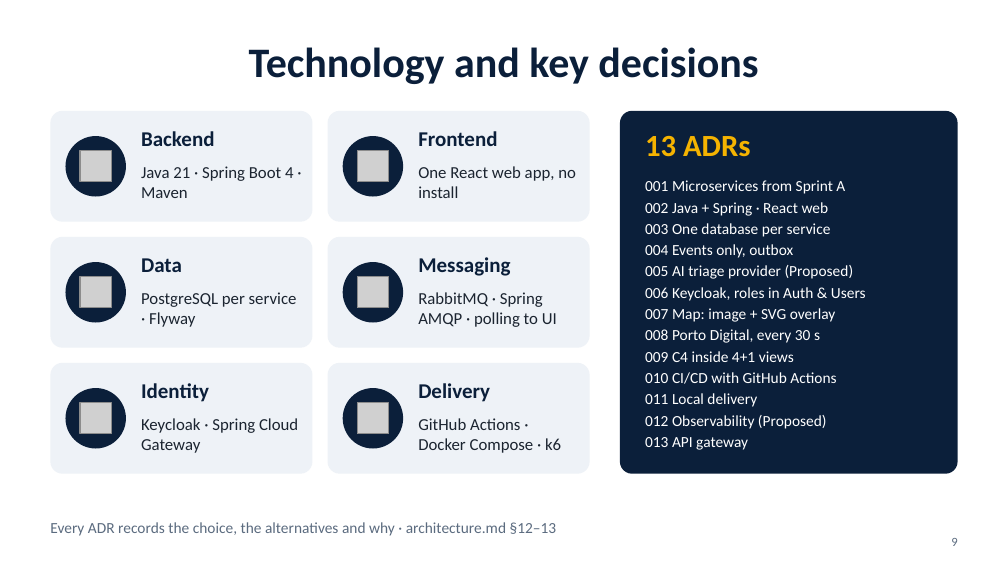
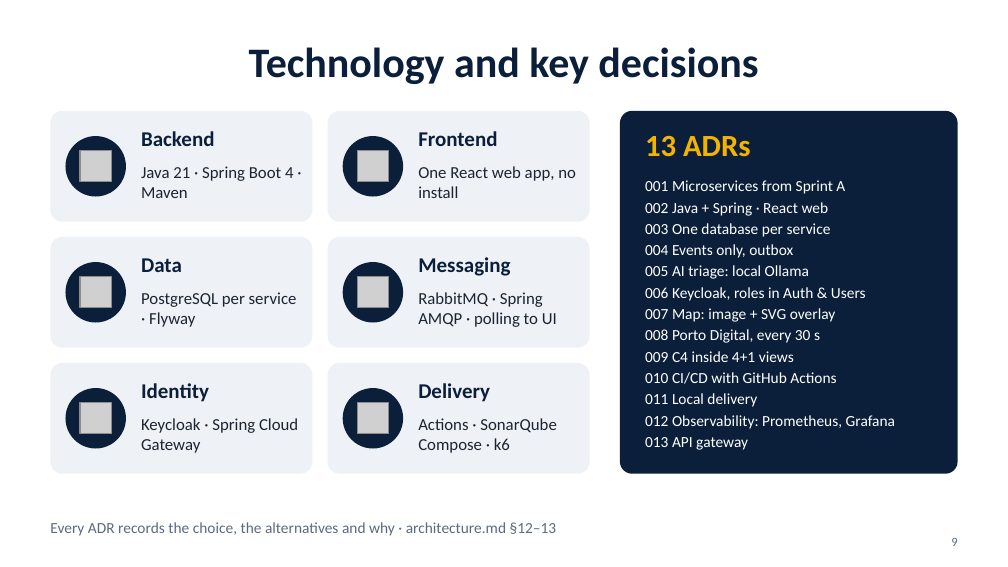
Before and after one commit to tomasoliveira21/LABDSOF, a slide deck: slide 9 of Docs/Presentation/Farol_Sprint_A_Presentation.pptx. Drawn at 1008x567 pixels with LibreOffice and Linux fonts; fonts in the diff are those of the drawing; grey boxes stand for pictures. Boxes give left, top, right and bottom in pixels: in the first picture for what was removed or moved away, otherwise in the second. Text is boxed around its words. In the diff, an @@ line names an element or a change of style, - is before the commit and + after.

```diff
--- a/Docs/Presentation/Farol_Sprint_A_Presentation.pptx
+++ b/Docs/Presentation/Farol_Sprint_A_Presentation.pptx
@@ text at (645, 265, 809, 279): text changed @@
-005 AI triage provider (Proposed)
+005 AI triage: local Ollama
@@ text at (418, 418, 556, 453): text changed @@
-GitHub Actions · Docker Compose · k6
+Actions · SonarQube
+Compose · k6
@@ text at (645, 415, 895, 429): text changed @@
-012 Observability (Proposed)
+012 Observability: Prometheus, Grafana
```
Also in this commit, not shown: 3 other slides changed, 1 other file.
